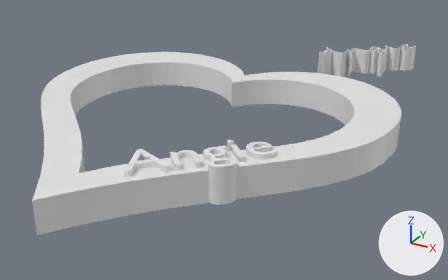
The Blender file necklace/heart.blend: old version first, new version second.
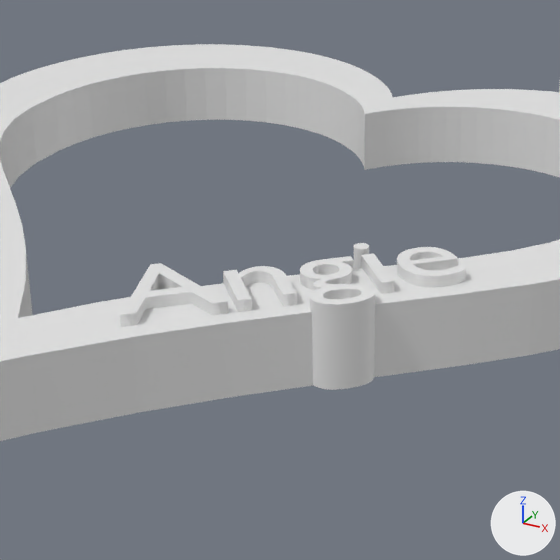
Each version appears first whole from a camera (50 mm lens) standing at (52.7, -88.0, 42.3) and looking at (2.0, 4.2, -3.8), and next in a close-up on the part from 16% to 71% of the width and 12% to 100% of the height. Arrows for +X, +Y and +Z are at lower right; the lights stay in place. Text is drawn in Blender's own font.

Objects in the first close-up: 'Heart', 'Text.001'.
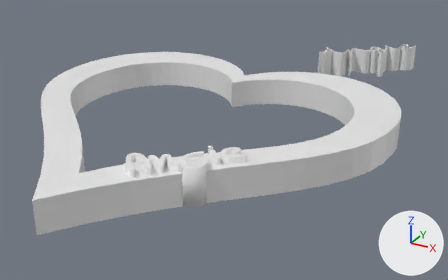
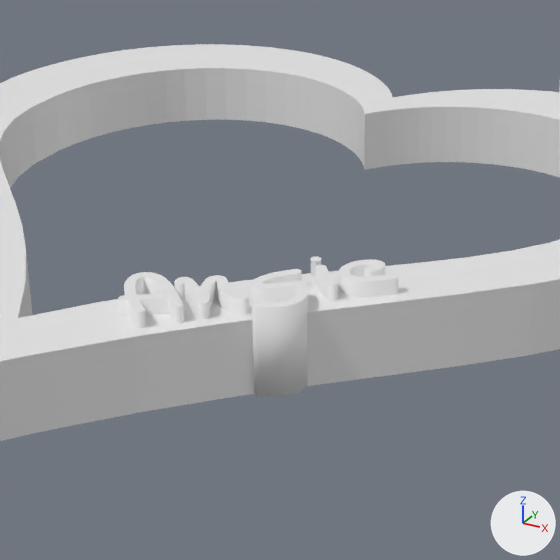
Location of each change, [x1, y1, x2, y2] in pixels of the close-ups (560 x 560 px):
```json
{"object": "Text.001", "change": "reshaped, moved, rescaled", "before": [120, 243, 466, 390], "after": [118, 256, 398, 397], "on screen": "19% narrower"}
```

The change, as JSON lines over the scene's bpy script:
```json
{"op": "add", "block": "me_mesh_003", "code": ["me_mesh_003 = bpy.data.meshes.new('Mesh.003')", "me_mesh_003.from_pydata(...)  # 3118 vertices, 4968 faces; spans x -0.92..0.89, y -0.36..0.39, z -0.3..0.3"]}
{"op": "set", "path": "ob_text_001", "old": "bpy.data.objects.new('Text.001', txt_text)", "new": "bpy.data.objects.new('Text.001', me_mesh_003)"}
{"op": "set", "path": "ob_text_001.location", "old": "(6.04, -30.44, 2.91)", "new": "(11.26, -23.41, 3.1)"}
{"op": "set", "path": "ob_text_001.scale", "old": "(9.56, 9.56, 9.56)", "new": "(9.29, 9.29, 9.95)"}
```
